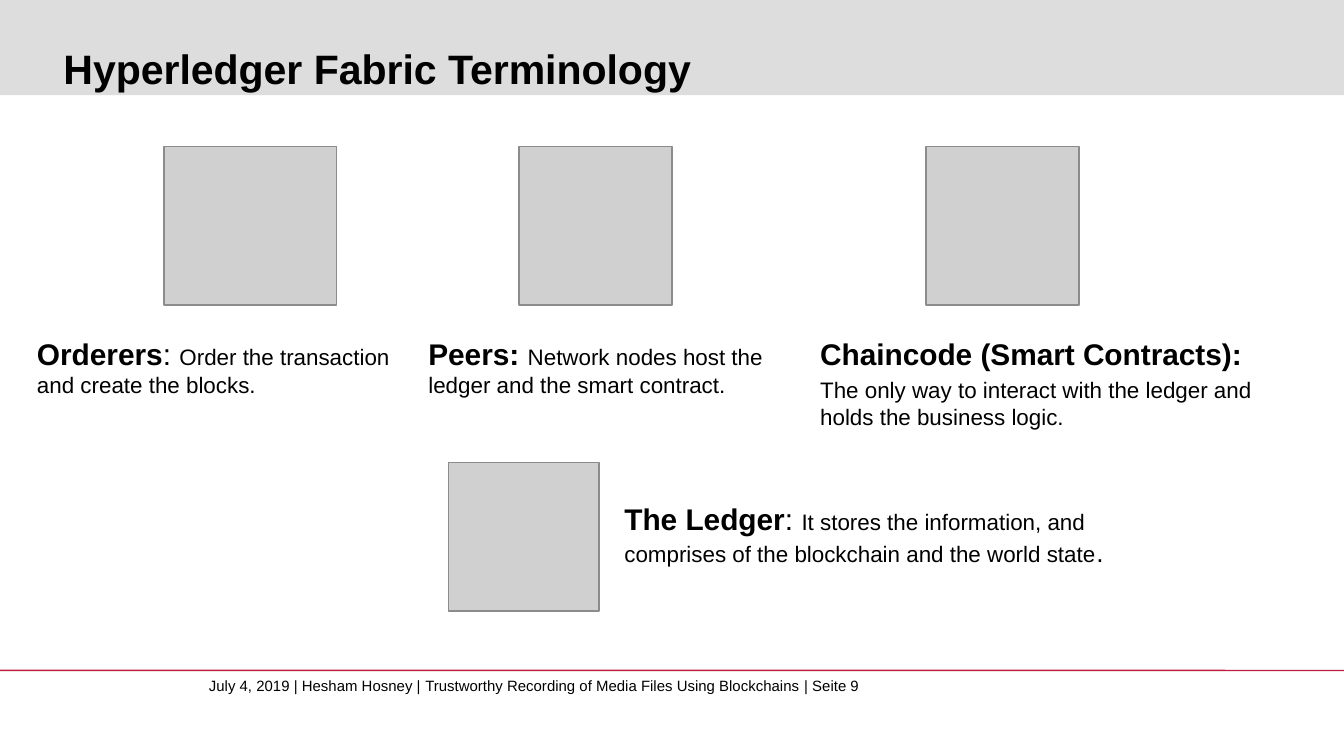
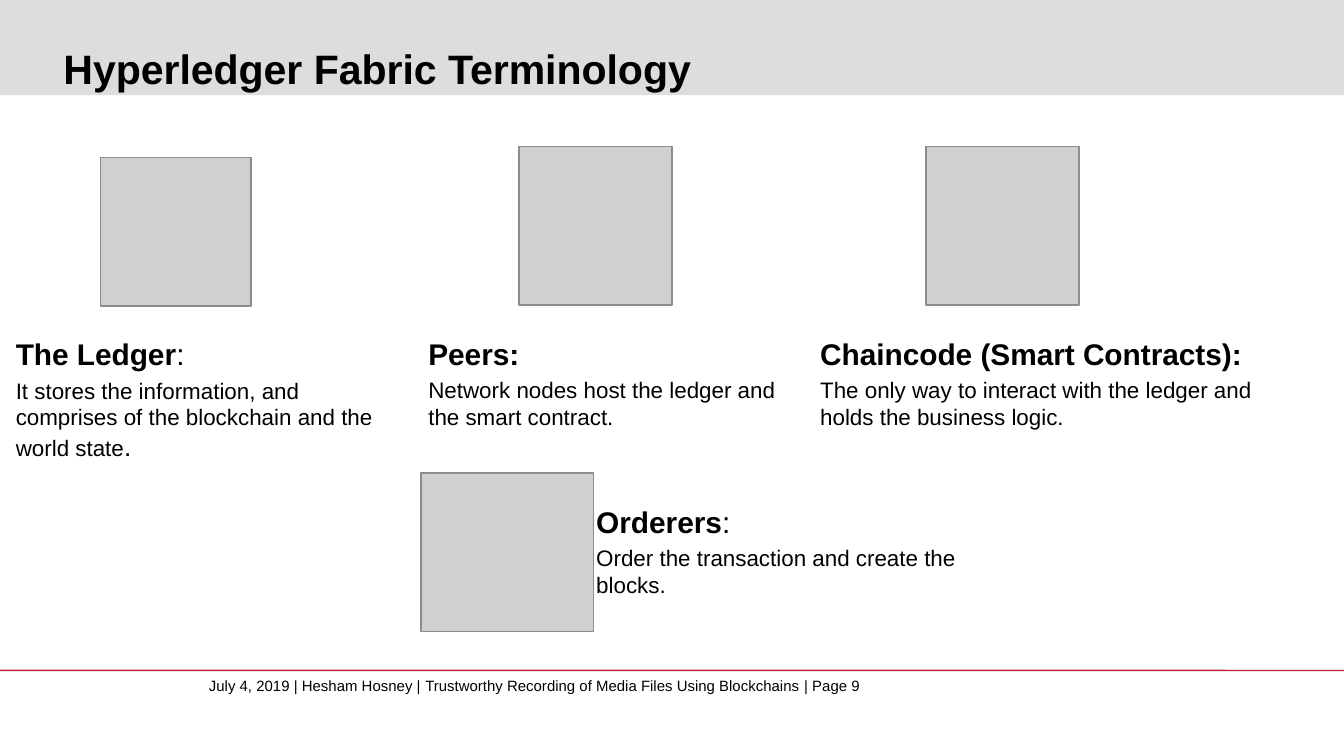
Before and after one commit to whosham/FakeNewsDetection, a slide deck: slide 9 of FakeNewsDetection.pptx. Drawn at 1344x756 pixels with LibreOffice and Linux fonts; fonts in the diff are those of the drawing; grey boxes stand for pictures; background and template pictures are left out. Boxes give left, top, right and bottom in pixels: in the first picture for what was removed or moved away, otherwise in the second. Text is boxed around its words. In the diff, an @@ line names an element or a change of style, - is before the commit and + after.

```diff
--- a/FakeNewsDetection.pptx
+++ b/FakeNewsDetection.pptx
@@ picture: place and size @@
-picture at (449,462,599,610)
+picture at (101,157,251,305)
@@ text at (16,343,372,457): text changed @@
-The Ledger: It stores the information, and comprises of the blockchain and the world state.
+The Ledger:
+It stores the information, and comprises of the blockchain and the world state.
@@ text at (428,344,775,426): text changed @@
-Peers: Network nodes host the ledger and the smart contract.
+Peers:
+Network nodes host the ledger and the smart contract.
@@ picture: place and size @@
-picture at (164,146,336,305)
+picture at (421,473,593,632)
@@ text at (596,511,955,594): text changed @@
-Orderers: Order the transaction and create the blocks.
+Orderers:
+Order the transaction and create the blocks.
@@ text at (209,680,859,694): text changed @@
-July 4, 2019 | Hesham Hosney | Trustworthy Recording of Media Files Using Blockchains | Seite 9
+July 4, 2019 | Hesham Hosney | Trustworthy Recording of Media Files Using Blockchains | Page 9
```
Also in this commit, not shown: 41 other slides changed, 16 other files.
